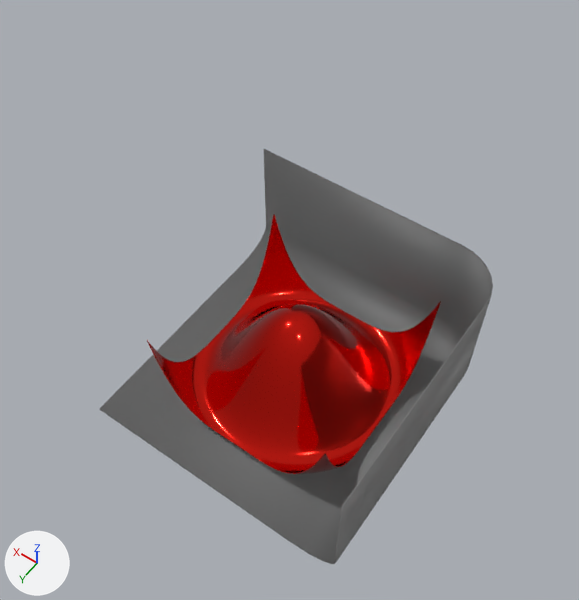
One commit to the Blender file blendfig.blend: the scene before it, then after it.
Camera for both pictures: a 50 mm camera at (-2.59, 3.74, 7.09) aimed at (0.04, 0.06, 1.31). Every picture has the same lights, and +X, +Y and +Z are marked at lower left.

Objects in the first picture: 'Cube', 'Surface 1'.
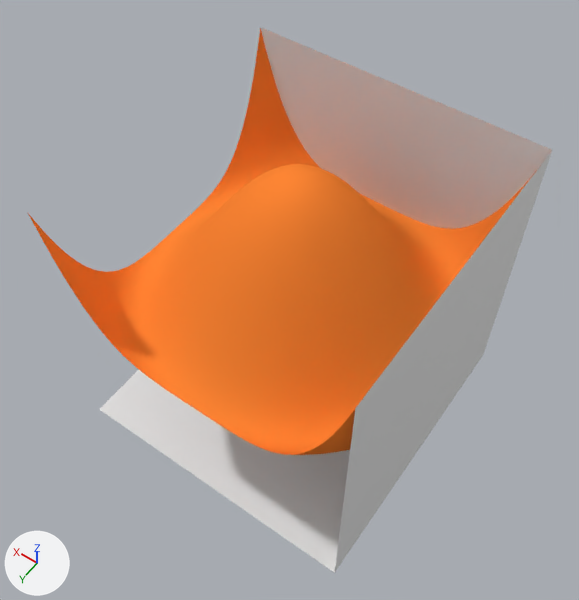
The newer file is also rescaled (x0.689), turned or shifted as a whole; pictures and numbers use the older file's frame.

Where the change shows, as pixel boxes [x1, y1, x2, y2] in the pictures (579 x 600 px):
'Cube', recoloured, shading changed, rescaled, modifiers changed (grey to white, 15% wider, 31% taller)
    before: [99, 149, 493, 564]
    after: [99, 27, 552, 573]
'Surface 5', added (orange)
    after: [27, 28, 541, 455]
'Surface 1', deleted
    before: [147, 215, 441, 474]

The change in detail:
Material 'Surface 5.002' (mat_surface_5_002) is new.
Its base color is (1.0, 0.24, 0.035) (orange #ff8635).
me_cube_004 has 7 vertices, 3 faces and spans x -1.0..1.0, y -1.0..1.0, z 0.0..2.0.
me_cube_004 is used by ob_cube; location (0.0, 0.0, -0.12); scale (1.45, 1.45, 0.715).
me_cube_004 no longer uses material mat_material (grey #aaaaaa).
me_cube_004 part 1: all faces are now shaded flat (3 of 3 changed).
Mesh me_surface_5_043 is new.
It has 10201 vertices, 10000 faces and spans x -1.0..1.0, y -1.0..1.0, z 1.0..2.0.
It uses material mat_surface_5_002 (orange #ff8635).
Object 'Surface 1' (ob_surface_1) is deleted.
Object 'Cube' (ob_cube) loses its BEVEL modifier named 'Bevel'.
Modifier setting removed (it was width = 0.36).
Modifier setting removed (it was width_pct = 0.36).
Modifier setting removed (it was segments = 7).
Object 'Cube' (ob_cube) loses its SOLIDIFY modifier named 'Solidify'.
Object 'Cube' (ob_cube) is rescaled from (1.45, 1.45, 0.715) to (1.45, 1.45, 1.45).
Object 'Surface 5' (ob_surface_5) is new; it shows me_surface_5_043.
Its location is (0.0, 0.0, -0.12).
Its scale is (1.45, 1.45, 1.45).
